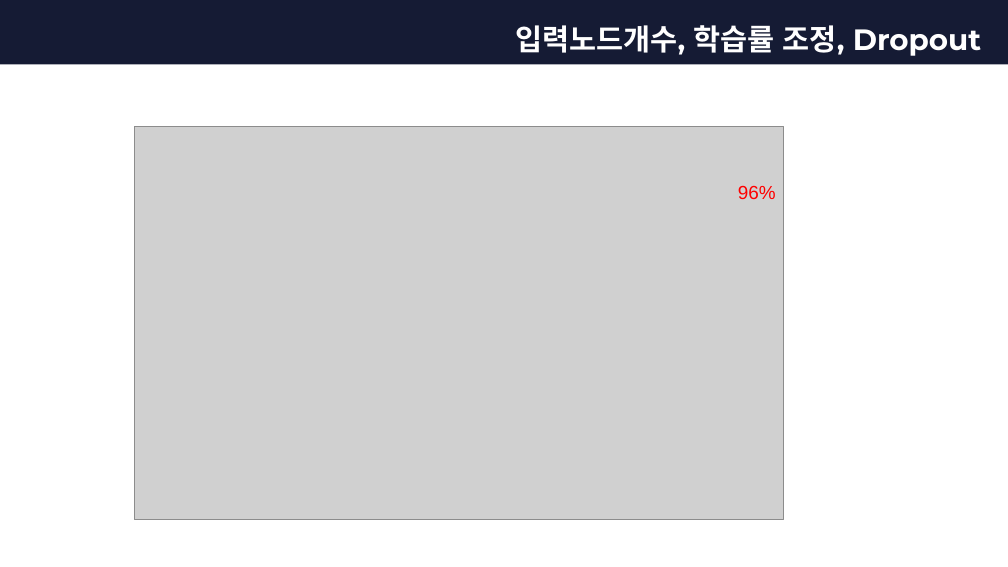
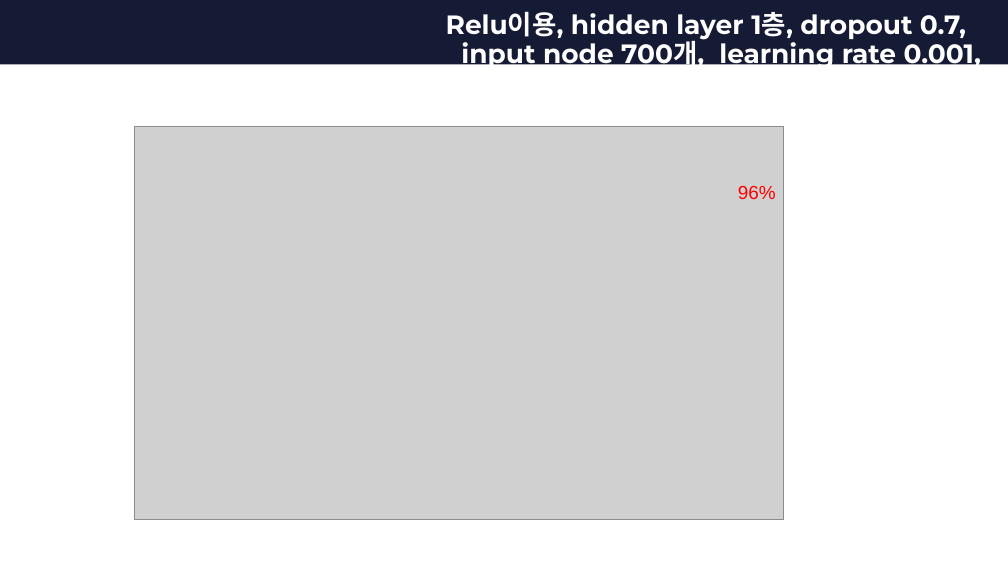
Before and after one commit to devGW/MNIST, a slide deck: slide 9 of ppt/인공지능 MNIST 발표(정건우).pptx. Drawn at 1008x567 pixels with LibreOffice and Linux fonts; fonts in the diff are those of the drawing; grey boxes stand for pictures; background and template pictures are left out; a plain dark background stands for a picture behind light text. Boxes give left, top, right and bottom in pixels: in the first picture for what was removed or moved away, otherwise in the second. Text is boxed around its words. In the diff, an @@ line names an element or a change of style, - is before the commit and + after.

```diff
--- a/ppt/인공지능 MNIST 발표(정건우).pptx
+++ b/ppt/인공지능 MNIST 발표(정건우).pptx
@@ title at [446,11,981,69]: text changed; size 28 to 25.2 pt @@
-입력노드개수, 학습률 조정, Dropout
+Relu이용, hidden layer 1층, dropout 0.7,
+input node 700개, learning rate 0.001,
```
Also in this commit, not shown: 3 other slides changed.
